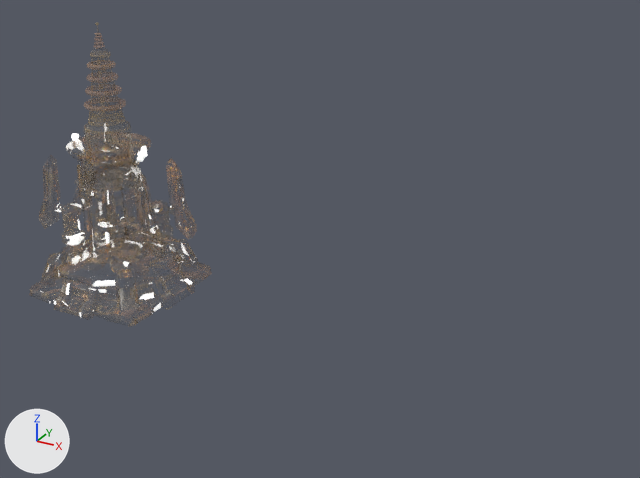
The FBX model unity/LTW.UnityClient/Assets/Art/AIStaging/Models/Towers/Tesla/AIDrop/magnetronspire_kitbash_tesla_relay_v01_prepared.fbx, before and after one commit.
One viewpoint serves both versions: a 50 mm lens placed at (4.4, -4.77, 3.16), pointed at (1.78, 0.0, 0.77). Every picture has the same lights, and +X, +Y and +Z are marked at lower left. The older version comes first. Where no turn or scale is listed for an object, it has been applied to the vertices. Vertices at exactly the same position are counted once.

The scene before the commit, as lines of its bpy script (objects in view):
```python
me_mesh1_0_mesh_024 = bpy.data.meshes.new('Mesh1.0_Mesh.024')
me_mesh1_0_mesh_024.from_pydata(...)  # 14946 vertices, 29998 faces; spans x -0.6..0.6, y -0.59..0.59, z -0.68..1.37
# faces by material slot: [15005, 14993]
me_mesh1_0_mesh_024.materials.append(mat_material_0_015)
me_mesh1_0_mesh_024.materials.append(mat_material_0_014)
ob_ltw_magnetronspire_kitbash = bpy.data.objects.new('LTW_MagnetronSpire_Kitbash', me_mesh1_0_mesh_024)
ob_ltw_magnetronspire_kitbash.location = (0.001, -0.001, 0.685)
```
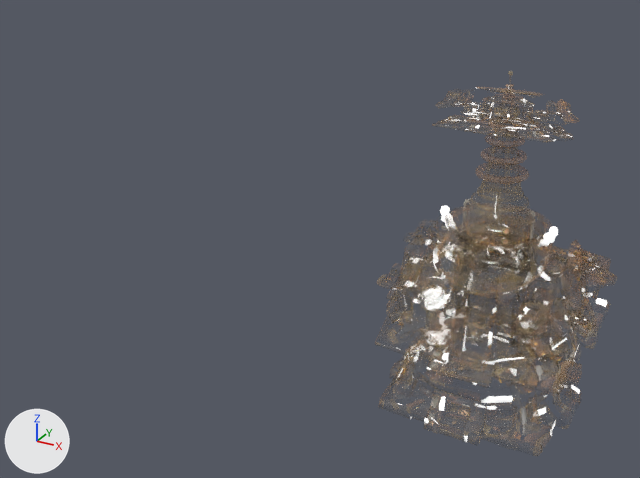
Commit message: Rebuild Magnetron Spire so it stops reading as the relay

Pixel boxes (x1, y1, x2, y2) of what changed, in the pictures (640 x 478 px):
'LTW_MagnetronSpire_Kitbash', reshaped, moved
    before: (40, 123, 197, 320)
    after: (386, 85, 614, 446)
part 1 of me_mesh1_0_mesh_024, added
    after: (386, 221, 614, 386)
part 2 of me_mesh1_0_mesh_024, added
    after: (445, 85, 577, 141)

The change, as a diff of the scene's bpy script:
```diff
--- a/unity/LTW.UnityClient/Assets/Art/AIStaging/Models/Towers/Tesla/AIDrop/magnetronspire_kitbash_tesla_relay_v01_prepared.fbx.py
+++ b/unity/LTW.UnityClient/Assets/Art/AIStaging/Models/Towers/Tesla/AIDrop/magnetronspire_kitbash_tesla_relay_v01_prepared.fbx.py
@@ mat_material_0_019 @@
+mat_material_0_019 = bpy.data.materials.new('Material_0.019')
+# uses the picture img_baked_basecolor_png
+# uses the picture img_baked_emit_png
@@ me_mesh1_0_mesh_024 @@
 # used by ob_ltw_magnetronspire_kitbash; location = (0.001, -0.001, 0.685)
-me_mesh1_0_mesh_024.from_pydata(...)  # 14946 vertices, 29998 faces; spans x -0.6..0.6, y -0.59..0.59, z -0.68..1.37
+me_mesh1_0_mesh_024.from_pydata(...)  # 29948 vertices, 60008 faces; spans x -0.68..0.67, y -0.59..0.7, z -0.68..1.37
+# me_mesh1_0_mesh_024 part 1: the loose piece of 7501 vertices spanning x -0.6..0.6, y -0.59..0.59, z -0.68..0.68 is copied, and the copy is multiplied about its middle by the matrix ((1.125, 0.0, 0.0), (0.0, 1.057, -0.12), (0.0, 0.385, 0.329)), then moved by (0.0, 0.0, 0.14), in mat_material_0_019; it spans x -0.68..0.67, y -0.54..0.7, z -0.31..0.41
+# me_mesh1_0_mesh_024 part 2: the loose piece of 7501 vertices spanning x -0.6..0.6, y -0.59..0.59, z -0.68..0.68 is copied, and the copy is multiplied about its middle by the matrix ((0.625, 0.0, 0.0), (0.0, 0.611, 0.04), (0.0, -0.13, 0.19)), then moved by (0.0, 0.0, 1.16), in mat_material_0_019; it spans x -0.38..0.37, y -0.39..0.33, z 0.96..1.29
+# other edits to the shape of me_mesh1_0_mesh_024 do not show in these pictures
 me_mesh1_0_mesh_024.materials.append(mat_material_0_015)
 me_mesh1_0_mesh_024.materials.append(mat_material_0_014)
+me_mesh1_0_mesh_024.materials.append(mat_material_0_019)
@@ ob_ltw_magnetronspire_kitbash @@
 ob_ltw_magnetronspire_kitbash = bpy.data.objects.new('LTW_MagnetronSpire_Kitbash', me_mesh1_0_mesh_024)
-ob_ltw_magnetronspire_kitbash.location = (0.001, -0.001, 0.685)
+ob_ltw_magnetronspire_kitbash.location = (3.001, -0.058, 0.685)
```
